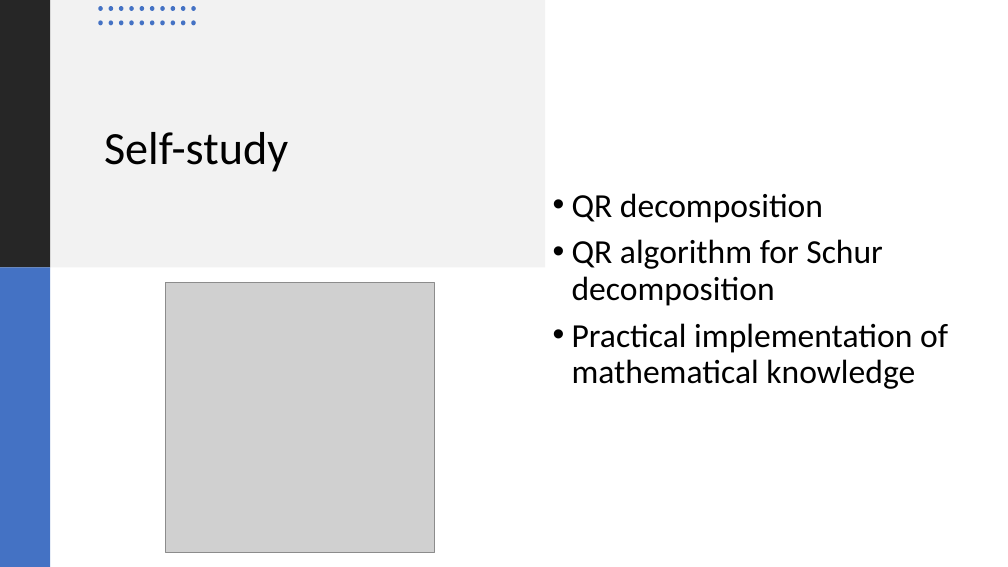
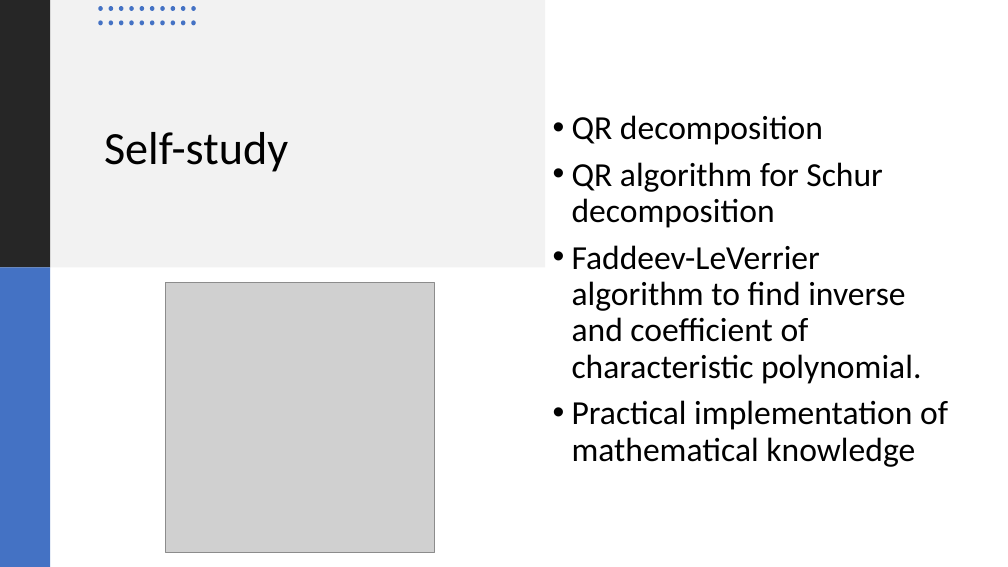
Before and after one commit to netalydana28/Python2, a slide deck: slide 47 of project3/algebra.pptx (slide 37 before the commit). Drawn at 1008x567 pixels with LibreOffice and Linux fonts; fonts in the diff are those of the drawing; grey boxes stand for pictures. Boxes give left, top, right and bottom in pixels: in the first picture for what was removed or moved away, otherwise in the second. Text is boxed around its words. In the diff, an @@ line names an element or a change of style, - is before the commit and + after.

```diff
--- a/project3/algebra.pptx
+++ b/project3/algebra.pptx
@@ text at (572,245,921,384): paragraph added @@
+• Faddeev-LeVerrier algorithm to find inverse and coefficient of characteristic polynomial.
```
Also in this commit, not shown: 3 other slides changed, 10 slides added, 2 other files.
